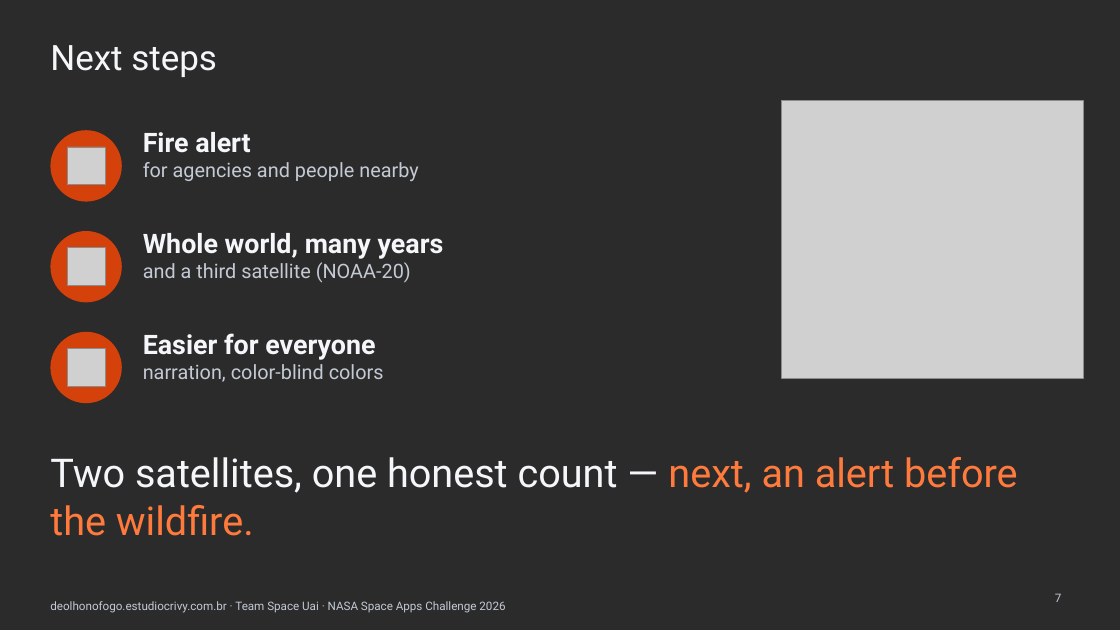
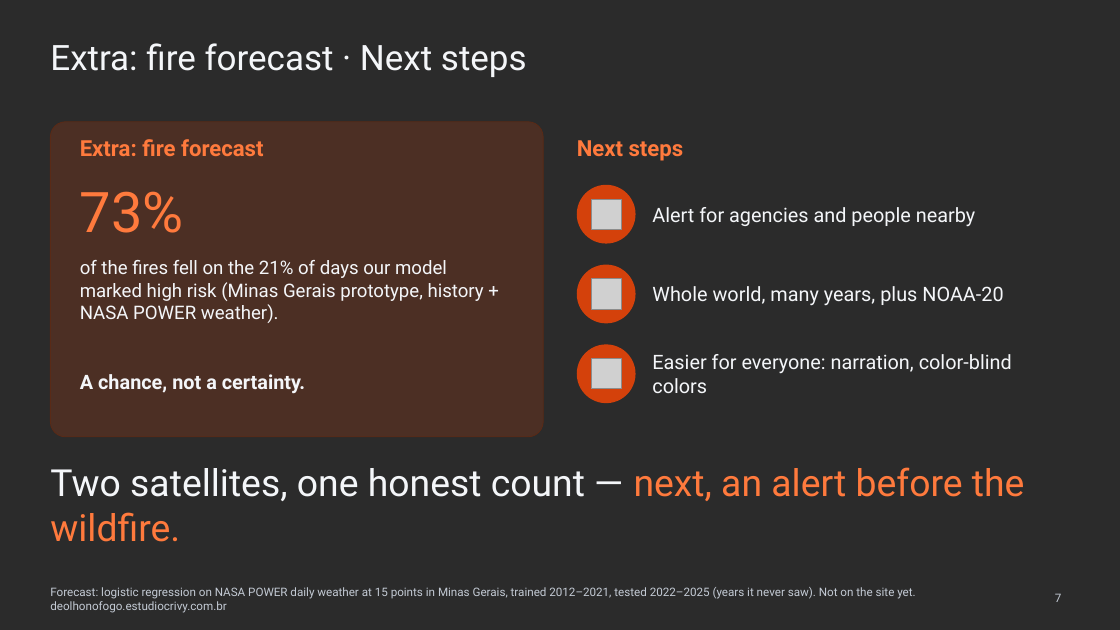
Before and after one commit to WednyFernandes/de-olho-no-fogo, a slide deck: slide 7 of public/apresentacao/de-olho-no-fogo-space-apps-2026-en.pptx. Drawn at 1120x630 pixels with LibreOffice and Linux fonts; fonts in the diff are those of the drawing; grey boxes stand for pictures; background and template pictures are left out; a plain dark background stands for a picture behind light text. Boxes give left, top, right and bottom in pixels: in the first picture for what was removed or moved away, otherwise in the second. Text is boxed around its words. In the diff, an @@ line names an element or a change of style, - is before the commit and + after.

```diff
--- a/public/apresentacao/de-olho-no-fogo-space-apps-2026-en.pptx
+++ b/public/apresentacao/de-olho-no-fogo-space-apps-2026-en.pptx
@@ title at [50,43,527,77]: text changed @@
-Next steps
+Extra: fire forecast · Next steps
@@ picture removed at [781,101,1084,378] @@
@@ rounded rectangle added at [50,122,544,437], fill #D4410B at 20% opacity, outline #5A2A16 0.75 pt @@
@@ text added at [80,139,263,156], 19 pt, text #FF7A3D, bold @@
+Extra: fire forecast
@@ text added at [577,140,684,161], 19 pt, text #FF7A3D, bold @@
+Next steps
@@ text added at [80,191,184,233], 48 pt, text #FF7A3D @@
+73%
@@ ellipse: place and size @@
-ellipse at [50,130,122,202]
+ellipse at [577,185,636,244]
@@ picture: place and size @@
-picture at [67,147,105,185]
+picture at [592,199,622,229]
@@ text at [652,207,975,227]: text changed; text colour #C3CAD4 to #F4F6F9 @@
-Fire alert
-for agencies and people nearby
+Alert for agencies and people nearby
@@ text added at [80,260,484,323], 16 pt, text #F4F6F9 @@
+of the fires fell on the 21% of days our model marked high risk (Minas Gerais prototype, history + NASA POWER weather).
@@ ellipse: place and size @@
-ellipse at [50,332,122,403]
+ellipse at [577,265,636,323]
@@ vertical alignment top to middle in 3 elements at [652,354,1012,393], [652,207,975,227], [652,286,1003,306] @@
@@ picture: place and size @@
-picture at [67,248,105,286]
+picture at [592,279,622,309]
@@ text at [652,286,1003,306]: text changed; text colour #C3CAD4 to #F4F6F9 @@
-Whole world, many years
-and a third satellite (NOAA-20)
+Whole world, many years, plus NOAA-20
@@ ellipse: place and size @@
-ellipse at [50,231,122,302]
+ellipse at [577,344,636,403]
@@ picture: place and size @@
-picture at [67,349,105,386]
+picture at [592,359,622,389]
@@ text at [652,354,1012,393]: text changed; text colour #C3CAD4 to #F4F6F9 @@
-Easier for everyone
-narration, color-blind colors
+Easier for everyone: narration, color-blind colors
@@ text added at [80,374,305,394], 17 pt, text #F4F6F9, bold @@
+A chance, not a certainty.
@@ text "Two satellites, one honest count ...": place and size @@
-text "Two satellites, one honest count ..." at [50,457,1018,536]
+text "Two satellites, one honest count ..." at [50,467,1025,542]
@@ text "Two satellites, one honest count ..." at [50,467,1025,542]: size 34 to 32 pt @@
@@ text at [50,587,915,613]: text changed @@
-deolhonofogo.estudiocrivy.com.br · Team Space Uai · NASA Space Apps Challenge 2026
+Forecast: logistic regression on NASA POWER daily weather at 15 points in Minas Gerais, trained 2012–2021, tested 2022–2025 (years it never saw). Not on the site yet. deolhonofogo.estudiocrivy.com.br
```
Also in this commit, not shown: 5 other slides changed, 1 slide added, 1 slide removed, 10 other files.
